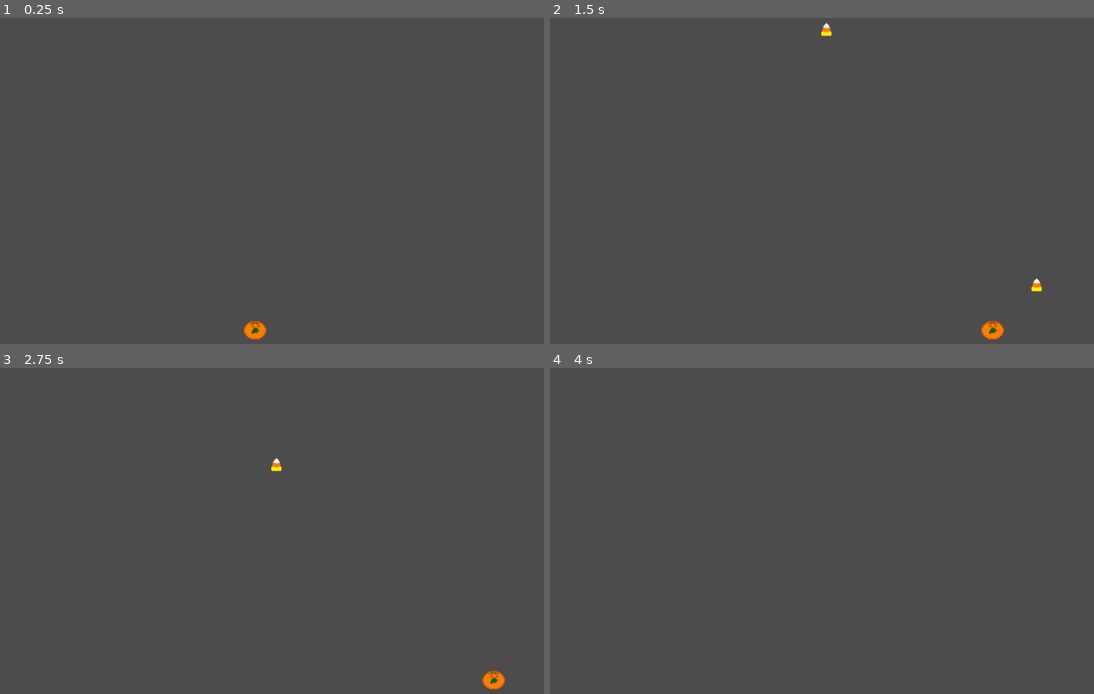
Above: before the commit, frames 1-4 (two rows, left to right).
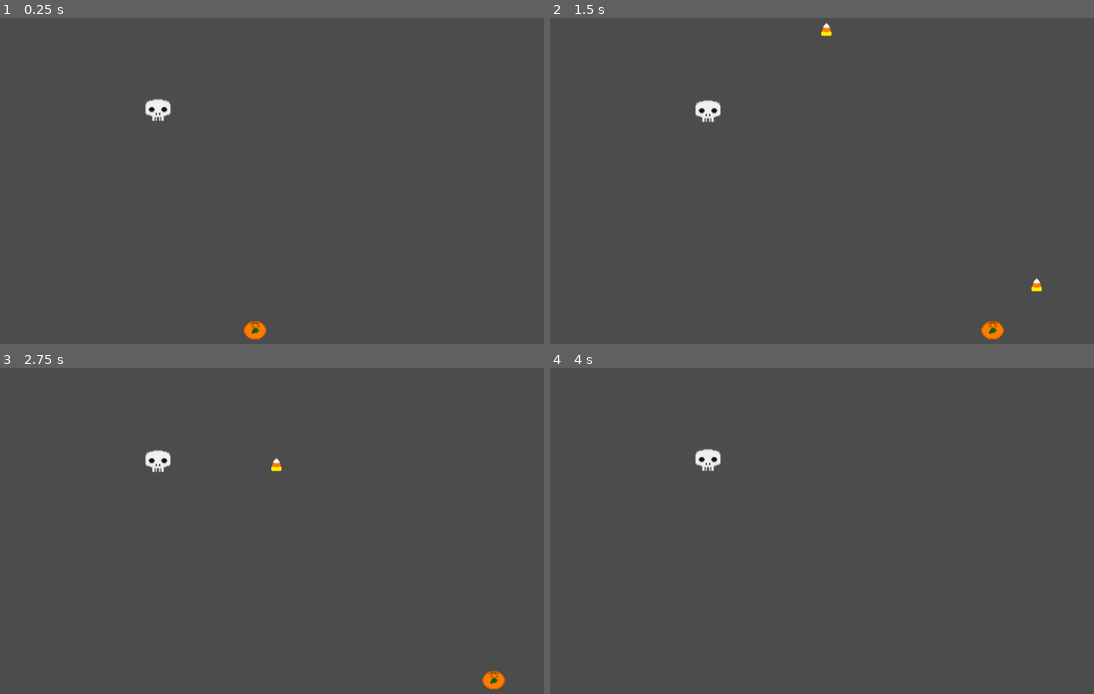
Above: after the commit, the same moments.

Repository: jdibble21/MJ-Spooky-Invaders
Game: Godot game, scene res://src/Level.tscn
Same seed, same stepped clock (60 frames per second), same inputs: the game is played once before the commit and once after it. The project has no main scene, so this scene is started directly.
Inputs:
- Up to frame 1 (0.25 s): no input
- Up to frame 2 (1.5 s): hold Right (move_right) 0.53-1.28 s; tap Space (fire) at 0.6, 1.35 s; hold Left (move_left) from 1.28 s (still down)
- Up to frame 3 (2.75 s): release Left (move_left) at 2.03 s; hold Right (move_right) from 2.03 s (still down); tap Space (fire) at 2.1 s
- Up to frame 4 (4 s): tap Space (fire) at 2.85, 3.6 s; release Right (move_right) at 3.53 s; hold Left (move_left) from 3.53 s (still down)

The runs differ from the first frame. In frame 1, 0.2% of the frame differs, in the area x 26-32%, y 24-32%; in frame 2, 0.2%; in frame 3, 0.2%; in frame 4, 0.2%.

Commit message:
Add enemy

Diff:
--- /dev/null
+++ b/project/src/Enemy.gd
@@ -0,0 +1,6 @@
+extends KinematicBody2D
+
+
+
+func _ready():
+	$AnimatedSprite.play("idle")
--- /dev/null
+++ b/project/src/Enemy.tscn
@@ -0,0 +1,27 @@
+[gd_scene load_steps=6 format=2]
+
+[ext_resource path="res://assets/character_sprites/enemy_skull_1.png" type="Texture" id=1]
+[ext_resource path="res://assets/character_sprites/enemy_skull_0.png" type="Texture" id=2]
+[ext_resource path="res://src/Enemy.gd" type="Script" id=3]
+
+[sub_resource type="SpriteFrames" id=1]
+animations = [ {
+"frames": [ ExtResource( 2 ), ExtResource( 1 ) ],
+"loop": true,
+"name": "idle",
+"speed": 2.0
+} ]
+
+[sub_resource type="CircleShape2D" id=2]
+radius = 23.747
+
+[node name="Enemy" type="KinematicBody2D"]
+position = Vector2( 325.417, 167.471 )
+script = ExtResource( 3 )
+
+[node name="AnimatedSprite" type="AnimatedSprite" parent="."]
+frames = SubResource( 1 )
+animation = "idle"
+
+[node name="CollisionShape2D" type="CollisionShape2D" parent="."]
+shape = SubResource( 2 )
--- a/project/src/Level.tscn
+++ b/project/src/Level.tscn
@@ -1,7 +1,10 @@
-[gd_scene load_steps=2 format=2]
+[gd_scene load_steps=3 format=2]
 
 [ext_resource path="res://src/Player.tscn" type="PackedScene" id=1]
+[ext_resource path="res://src/Enemy.tscn" type="PackedScene" id=2]
 
 [node name="Level" type="Node2D"]
 
 [node name="Player" parent="." instance=ExtResource( 1 )]
+
+[node name="Enemy" parent="." instance=ExtResource( 2 )]
--- a/project/src/PlayerBullet.gd
+++ b/project/src/PlayerBullet.gd
@@ -1,12 +1,18 @@
 extends Area2D
 
-const SPEED = 600
-
-var _vel := Vector2()
-var _x_coordinate = 0
+const SPEED := 600
 
 func _ready():
 	pass
 
 func _physics_process(delta):
 	position += transform.y * -SPEED * delta
+	if position.y <= 0:
+		queue_free()
+		print("offscreen deleted!")
+
+
+
+func _on_PlayerBullet_body_entered(body):
+	queue_free()
+	print("HIT!")
--- a/project/src/PlayerBullet.tscn
+++ b/project/src/PlayerBullet.tscn
@@ -1,9 +1,13 @@
-[gd_scene load_steps=3 format=2]
+[gd_scene load_steps=4 format=2]
 
 [ext_resource path="res://assets/candy_player_projectile.png" type="Texture" id=1]
 [ext_resource path="res://src/PlayerBullet.gd" type="Script" id=2]
 
+[sub_resource type="CapsuleShape2D" id=1]
+height = 3.75
+
 [node name="PlayerBullet" type="Area2D"]
+scale = Vector2( 0.75, 1 )
 script = ExtResource( 2 )
 __meta__ = {
 "_edit_group_": true
@@ -14,3 +18,7 @@
 __meta__ = {
 "_edit_group_": true
 }
+
+[node name="CollisionShape2D" type="CollisionShape2D" parent="."]
+shape = SubResource( 1 )
+[connection signal="body_entered" from="." to="." method="_on_PlayerBullet_body_entered"]
Binary file changed: project/assets/character_sprites/enemy_skull_0.png
Binary file changed: project/assets/character_sprites/enemy_skull_1.png
